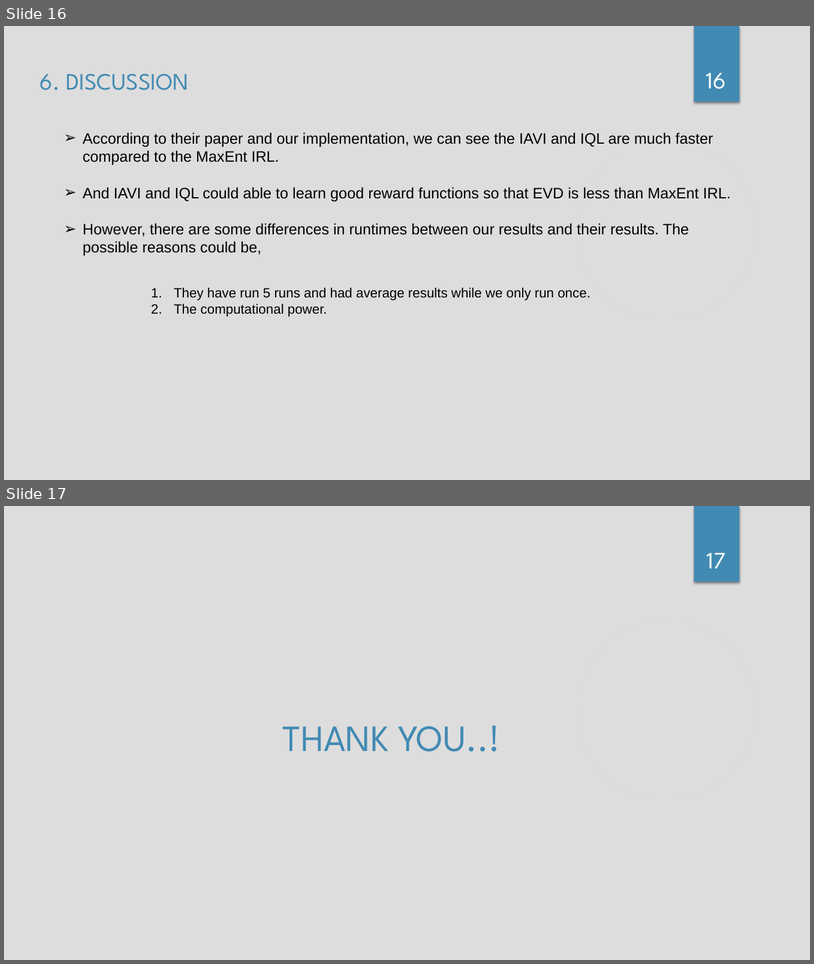
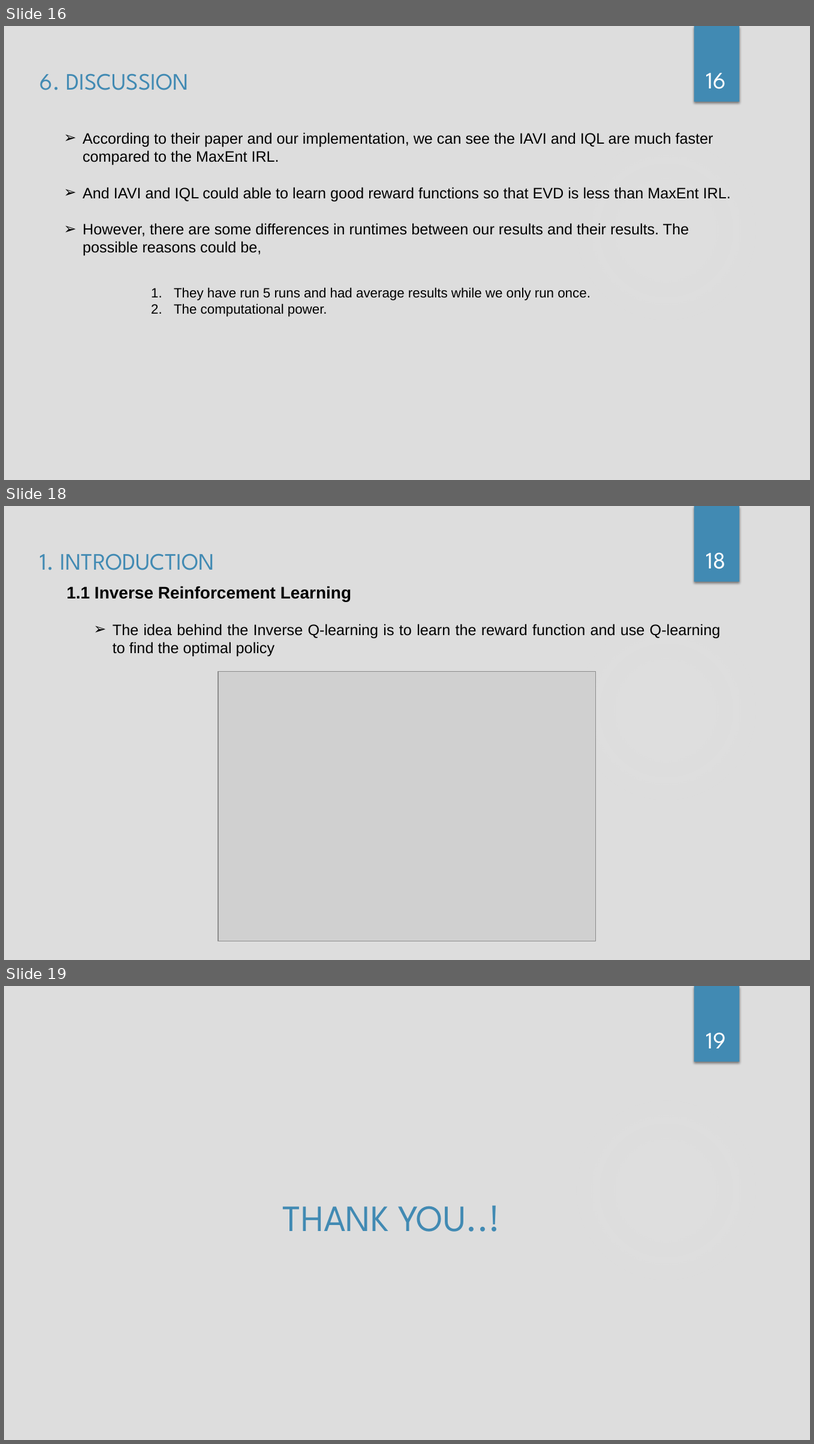
Before and after one commit to chinthaka0531/deep_iql, a slide deck: docs/Deep_Inverse_Q_Learning-chinthaka.pptx. Shown one above the other, each under a label of ours: slides 16 and 17 before the commit, slides 16, 18 and 19 after it; the slides between them are not shown. The pictures are 814x964 and 814x1444 pixels, drawn with LibreOffice and Linux fonts; fonts in the diff are those of the drawing; grey boxes stand for pictures; background and template pictures are left out. Boxes give left, top, right and bottom in pixels: in the first picture for what was removed or moved away, otherwise in the second. Text is boxed around its words. In the diff, an @@ line names an element or a change of style, - is before the commit and + after.

```diff
--- a/docs/Deep_Inverse_Q_Learning-chinthaka.pptx
+++ b/docs/Deep_Inverse_Q_Learning-chinthaka.pptx
@@ slide 18 added at [4,506,810,960], background #DDDDDD; not listed: 2 template elements that a slide beside it also shows @@
@@ subtitle added at [40,553,215,570], 28 pt, text #418AB3 @@
+1. INTRODUCTION
@@ page number added at [707,552,726,569], 28 pt, text #FFFFFF @@
+18
@@ text added at [66,586,351,601], 20 pt, text #000000, bold @@
+1.1 Inverse Reinforcement Learning
@@ text added at [113,624,721,657], 18 pt, text #000000 @@
+➢ The idea behind the Inverse Q-learning is to learn the reward function and use Q-learning to find the optimal policy
@@ picture added at [218,671,596,941] @@
@@ what was slide 17 is now slide 19 @@
@@ page number at [707,1032,726,1048]: text changed @@
-17
+19
```
Also in this commit, not shown: 1 other slide added, 4 other files.
